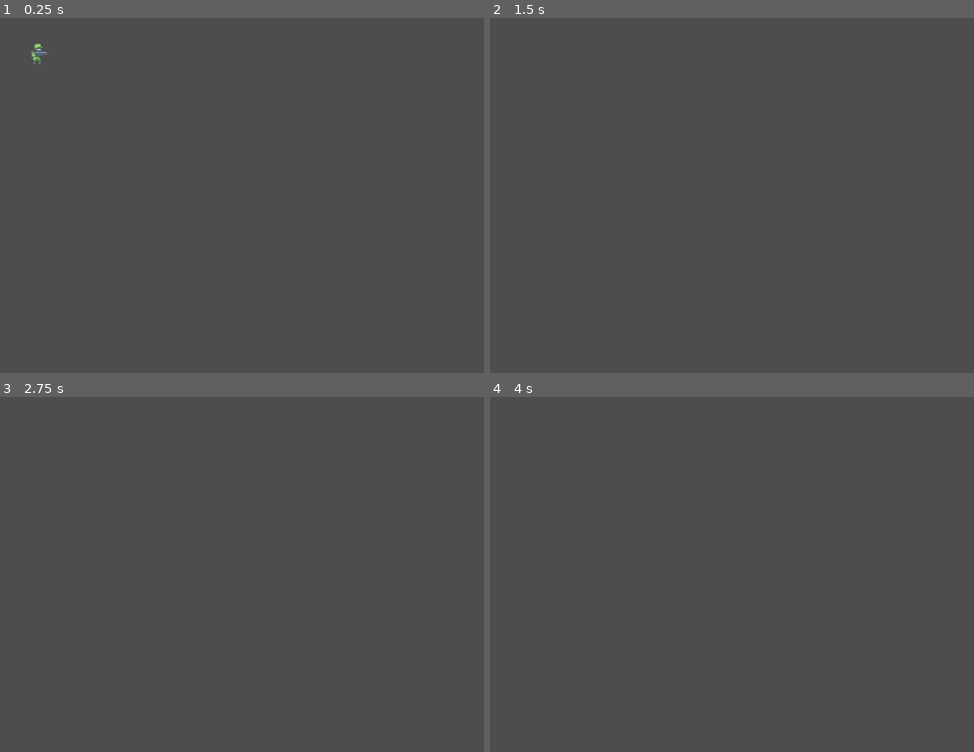
Above: before the commit, frames 1-4 (two rows, left to right).
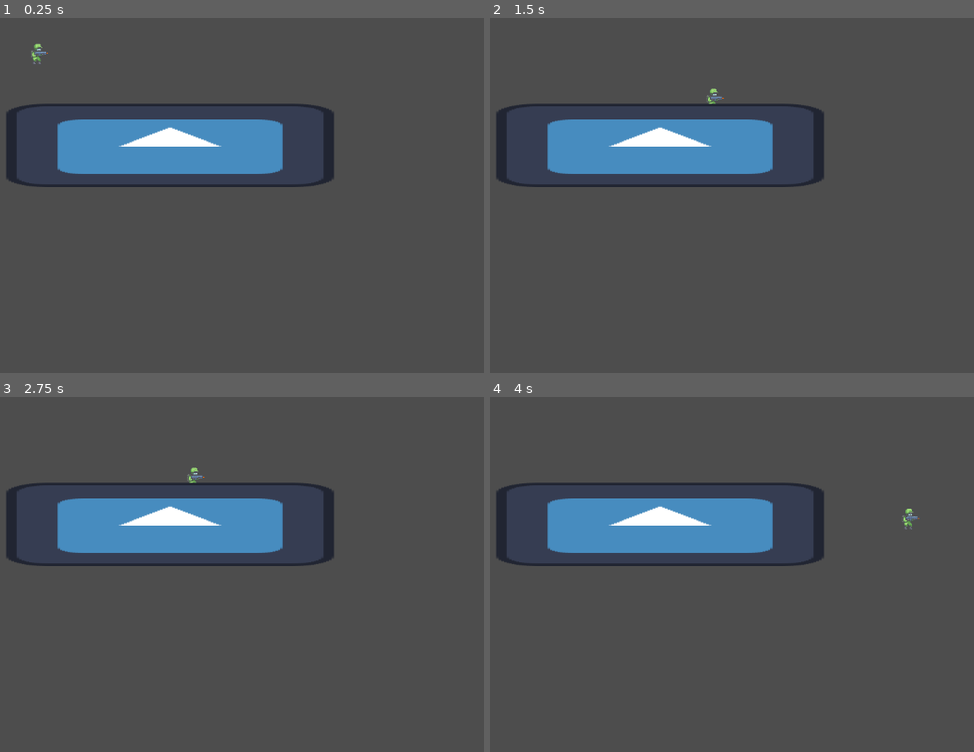
Above: after the commit, the same moments.

Repository: code-rizzard/TeamGunner
Game: Godot game, scene res://main.tscn
The game is run twice, just before and just after one commit, with the same random seed, the same clock (stepped at 60 frames per second) and the same inputs. The engine's default icon, where the game draws it, is replaced by a stand-in: a white triangle on a blue panel in a dark square.
Inputs:
- Up to frame 1 (0.25 s): no input
- Up to frame 2 (1.5 s): tap Enter (ui_accept) at 0.5, 0.77, 1.25 s; hold Right (ui_right) from 0.53 s (still down)
- Up to frame 3 (2.75 s): tap Enter (ui_accept) at 1.52 s; release Right (ui_right) at 2.03 s; hold Left (ui_left) from 2.03 s (still down)
- Up to frame 4 (4 s): release Left (ui_left) at 2.78 s; hold Right (ui_right) from 2.78 s (still down); tap Enter (ui_accept) at 3.02, 3.5, 3.77 s

The runs differ from the first frame. In frame 1, 9.0% of the frame differs, in the area x 1-69%, y 24-48%; in frame 2, 9.1%; in frame 3, 9.1%; in frame 4, 9.1%, in the area x 1-89%, y 24-48%.

Commit message:
Added some floor

Diff:
--- a/main.tscn
+++ b/main.tscn
@@ -1,8 +1,22 @@
-[gd_scene load_steps=2 format=3 uid="uid://bf1br1pecnktq"]
+[gd_scene load_steps=4 format=3 uid="uid://bf1br1pecnktq"]
 
 [ext_resource type="PackedScene" uid="uid://syrupjhhqtn8" path="res://player.tscn" id="1_shuym"]
+[ext_resource type="Texture2D" uid="uid://sql3vfctlw8n" path="res://icon.svg" id="2_8inil"]
+
+[sub_resource type="RectangleShape2D" id="RectangleShape2D_70vtv"]
+size = Vector2(128, 120)
 
 [node name="main" type="Node2D"]
 
 [node name="Player" parent="." instance=ExtResource("1_shuym")]
 position = Vector2(132, 122)
+
+[node name="Icon" type="Sprite2D" parent="."]
+position = Vector2(334.5, 294)
+scale = Vector2(3.92969, 1)
+texture = ExtResource("2_8inil")
+
+[node name="StaticBody2D" type="StaticBody2D" parent="Icon"]
+
+[node name="CollisionShape2D" type="CollisionShape2D" parent="Icon/StaticBody2D"]
+shape = SubResource("RectangleShape2D_70vtv")
